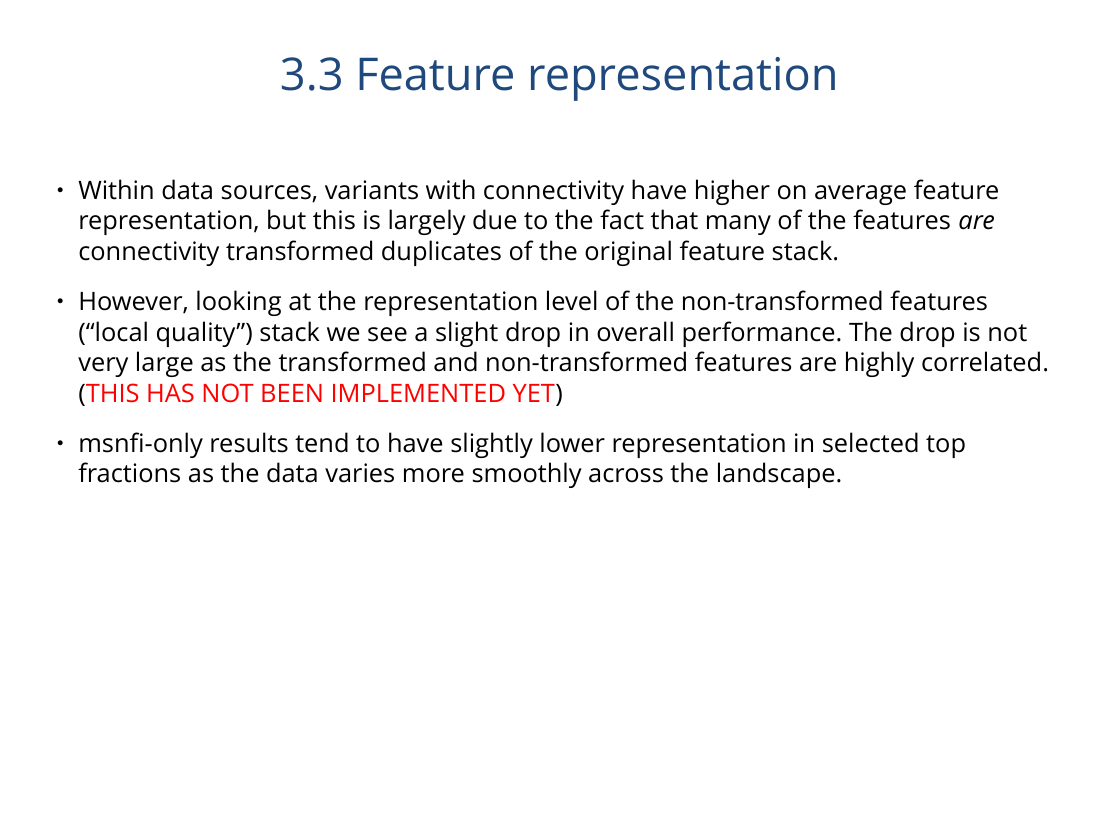
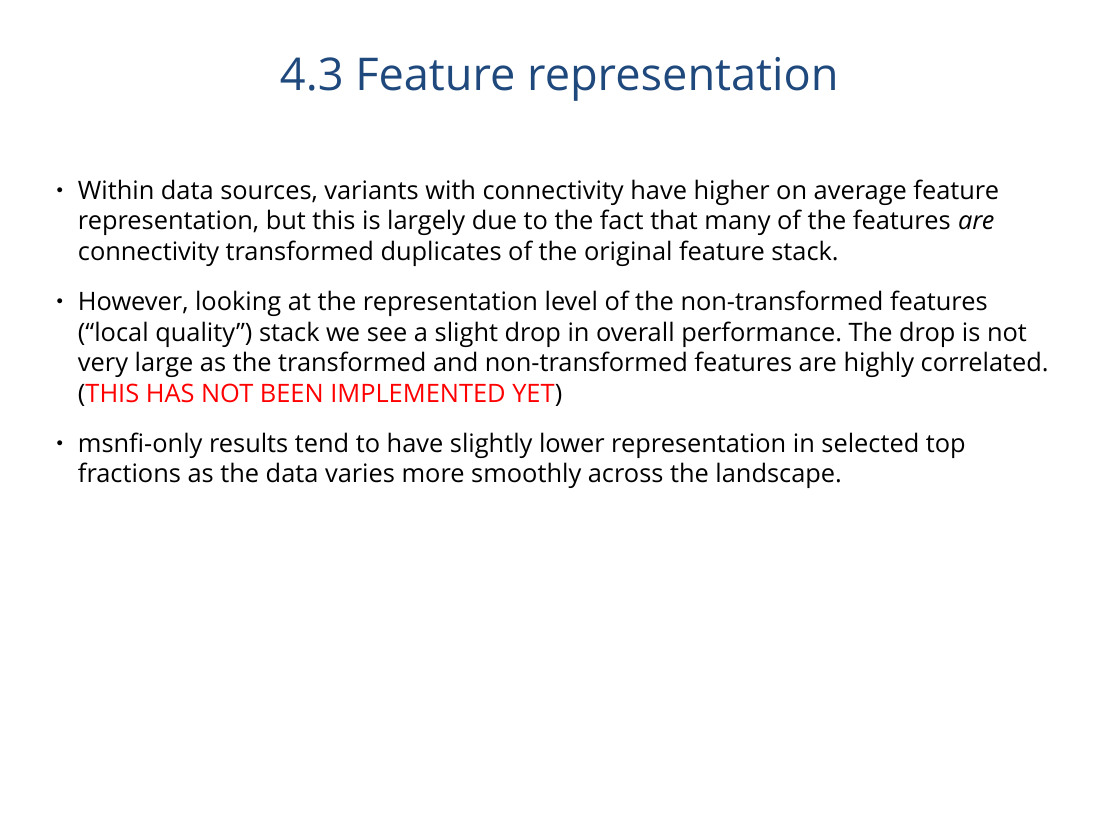
Before and after one commit to jlehtoma/validityms, a slide deck: slide 32 of reports/validity_ms_outline.ppt (slide 30 before the commit). Drawn at 1120x840 pixels with LibreOffice and Linux fonts; fonts in the diff are those of the drawing. Boxes give left, top, right and bottom in pixels: in the first picture for what was removed or moved away, otherwise in the second. Text is boxed around its words. In the diff, an @@ line names an element or a change of style, - is before the commit and + after.

```diff
--- a/reports/validity_ms_outline.ppt
+++ b/reports/validity_ms_outline.ppt
@@ title at <box>280,57,838,101</box>: text changed @@
-3.3 Feature representation
+4.3 Feature representation
```
Also in this commit, not shown: 18 other slides changed, 2 slides added, 1 other file.
